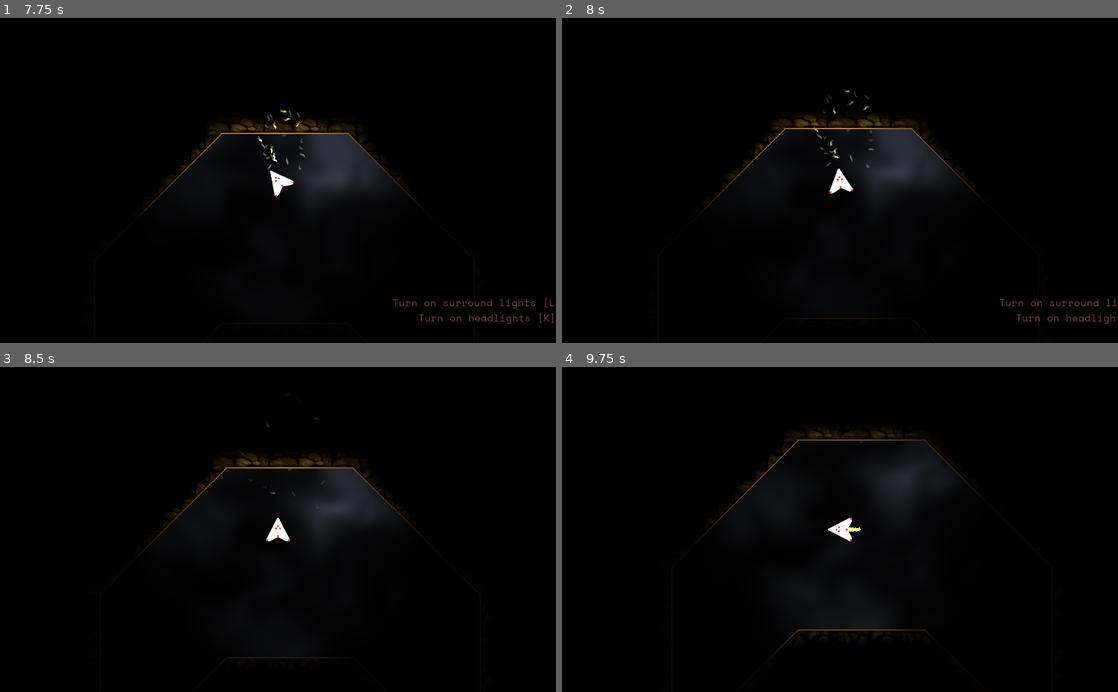
Above: before the commit, frames 1-4 (two rows, left to right).
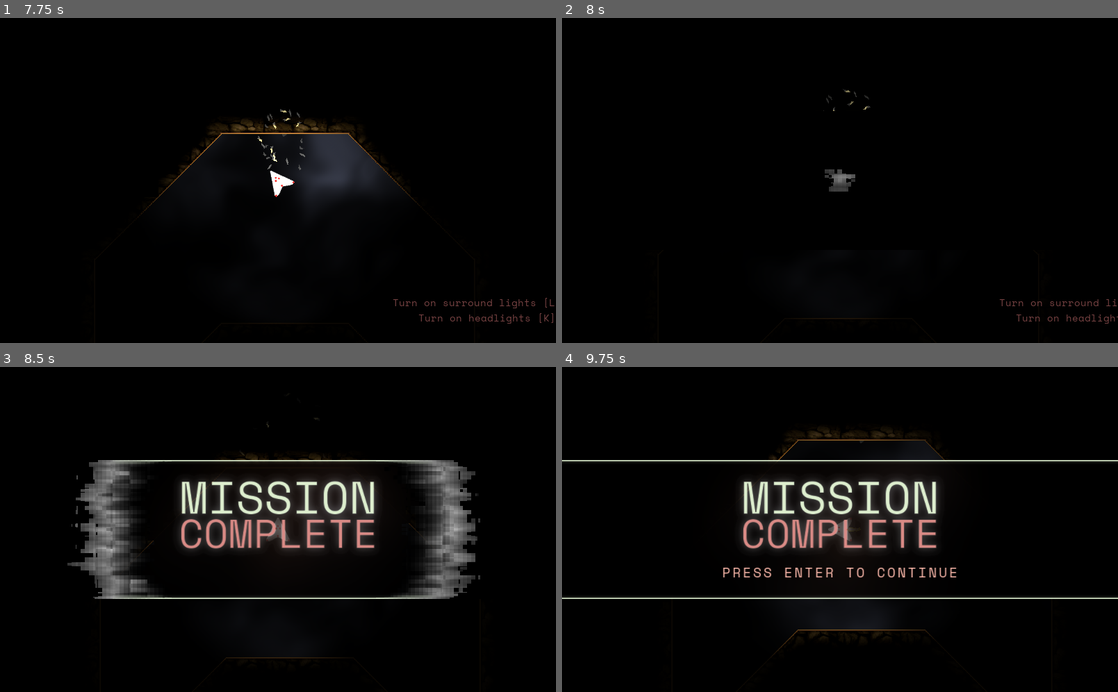
Above: after the commit, the same moments.

Repository: maximinus/scheme7
Game: Godot game, scene res://scenes/Levels/tutorial_levels/tutorial_1/tutorial_1.tscn
Two runs of this game, one before a commit and one after it. Both use one fixed random seed, a clock stepped at 60 frames per second and the inputs below. This scene is started directly instead of the project's main scene. Sound files missing from this copy of the repository are replaced by a short silence.
Inputs:
- Up to frame 1 (7.75 s): tap Enter (Enter) at 0.5, 0.6, 1.35, 2, 2.3, 3.05, 3.5, 3.8, 4.35, 5.1, 6.05, 6.8, 7.55 s; hold D (RightTurn) 0.53-1.28 s; tap Space (FireLaser) at 1.25, 2.1, 2.75, 5.85 s; hold M (download) 1.28-2.03 s; hold D (RightTurn) 2.03-2.78 s; hold W (Thrust) 2.78-3.53 s; tap K (FullBeam) at 2.85, 6.6 s; hold A (LeftTurn) 3.53-5.03 s; tap L (Lights) at 3.6, 7.35 s; hold M (download) 5.03-5.78 s; hold D (RightTurn) 5.78-6.53 s; hold W (Thrust) 6.53-7.28 s; hold D (RightTurn) from 7.28 s (still down)
- Up to frame 2 (8 s): keep holding D (RightTurn)
- Up to frame 3 (8.5 s): release D (RightTurn) at 8.03 s; hold M (download) from 8.03 s (still down); tap Enter (Enter) at 8.1 s
- Up to frame 4 (9.75 s): release M (download) at 8.78 s; hold A (LeftTurn) 8.78-9.53 s; tap Enter (Enter) at 8.85 s; hold W (Thrust) from 9.53 s (still down); tap Space (FireLaser) at 9.6 s

Frame 1 is identical in both runs. In frame 2, 3.7% of the frame differs, in the area x 25-76%, y 28-61%; in frame 3, 13%, in the area x 12-87%, y 28-72%; in frame 4, 7.4%.

Commit message:
Improved dialog screen

Diff:
--- a/Scheme7/code/global/globals.gd
+++ b/Scheme7/code/global/globals.gd
@@ -1,8 +1,15 @@
 extends Node
 
 # outside influences need to instance this ship and level
+class GameWorld:
+	# the world outside the player
+	func _init():
+		pass
+
 var ship: Ship = Ship.new(Rocket.new(),
 						  BatteryCharge.new(),
 						  Shield.new(),
 						  Guns.new())
+
 var level: Level = Level.new()
+var world: GameWorld = GameWorld.new()
--- a/Scheme7/scenes/Interface/Dialog/Dialog.gd
+++ b/Scheme7/scenes/Interface/Dialog/Dialog.gd
@@ -3,7 +3,7 @@
 enum Status {DRAWING, WAITING}
 
 # characters per second
-const SPEED = 30.0
+const SPEED = 50.0
 
 var dialogs = []
 var index = 0
@@ -20,9 +20,10 @@
 	# then back to here
 	Scenes.addScene('res://scenes/Interface/Dialog/Dialog.tscn')
 	Scenes.addScene('res://scenes/SceneTransitions/Static/Static.tscn')
-	Scenes.addScene('res://scenes/Levels/tutorial_levels/tutorial_1/tutorial_2.tscn')
+	Scenes.addScene('res://scenes/Levels/tutorial_levels/tutorial_2/tutorial_2.tscn')
 	index = 0
 	dialogs = Dialog.getDialog()
+	$Next/Next/Margin/HBoxContainer/TextureRect/AnimationPlayer.play('show')
 	displayDialog()
 
 func setupShip():
@@ -59,7 +60,7 @@
 func displayDialog():
 	$Next.hide()
 	var new_dialog = dialogs[index]
-	$Speaker/Margin/Text.text = new_dialog.speaker
+	$Speaker/Margin/HBoxContainer/Text.text = new_dialog.speaker
 	$Main/Margin/Text.percent_visible = 0.0
 	$Main/Margin/Text.text = new_dialog.text
 	# animate the text appearing
--- a/Scheme7/scenes/Interface/Dialog/Dialog.tscn
+++ b/Scheme7/scenes/Interface/Dialog/Dialog.tscn
@@ -1,41 +1,31 @@
-[gd_scene load_steps=9 format=2]
+[gd_scene load_steps=11 format=2]
 
 [ext_resource path="res://gfx/interface/9-patch/window.png" type="Texture" id=1]
 [ext_resource path="res://gfx/fonts/SpaceRegular.tres" type="DynamicFont" id=2]
 [ext_resource path="res://gfx/interface/backgrounds/PurpleNebula1.png" type="Texture" id=3]
 [ext_resource path="res://scenes/Interface/Dialog/Dialog.gd" type="Script" id=4]
 [ext_resource path="res://sfx/interface/text_display.wav" type="AudioStream" id=5]
-
-[sub_resource type="Animation" id=1]
-resource_name = "PressEnter"
-length = 2.0
+[ext_resource path="res://gfx/interface/gui_objects/select.png" type="Texture" id=6]
+[ext_resource path="res://gfx/interface/objects/processor.png" type="Texture" id=7]
+
+[sub_resource type="Animation" id=3]
+resource_name = "show"
+length = 0.6
 loop = true
 tracks/0/type = "value"
-tracks/0/path = NodePath("..:rect_position")
+tracks/0/path = NodePath(".:rect_position")
 tracks/0/interp = 1
 tracks/0/loop_wrap = true
 tracks/0/imported = false
 tracks/0/enabled = true
 tracks/0/keys = {
-"times": PoolRealArray( 0, 1, 2 ),
+"times": PoolRealArray( 0, 0.3, 0.6 ),
 "transitions": PoolRealArray( 1, 1, 1 ),
 "update": 0,
-"values": [ Vector2( 736, 416 ), Vector2( 732, 414 ), Vector2( 736, 416 ) ]
-}
-tracks/1/type = "value"
-tracks/1/path = NodePath("..:rect_size")
-tracks/1/interp = 1
-tracks/1/loop_wrap = true
-tracks/1/imported = false
-tracks/1/enabled = true
-tracks/1/keys = {
-"times": PoolRealArray( 0, 1, 2 ),
-"transitions": PoolRealArray( 1, 1, 1 ),
-"update": 0,
-"values": [ Vector2( 160, 56 ), Vector2( 168, 60 ), Vector2( 160, 56 ) ]
-}
-
-[sub_resource type="Shader" id=2]
+"values": [ Vector2( 0, 12 ), Vector2( 4, 12 ), Vector2( 0, 12 ) ]
+}
+
+[sub_resource type="Shader" id=1]
 code = "shader_type canvas_item;
 
 uniform float glitch;
@@ -113,10 +103,10 @@
 anchor_top = 0.5
 anchor_right = 0.5
 anchor_bottom = 0.5
-margin_left = -360.0
-margin_top = -128.0
-margin_right = 360.0
-margin_bottom = 128.0
+margin_left = -480.0
+margin_top = -204.0
+margin_right = 480.0
+margin_bottom = 116.0
 rect_min_size = Vector2( 720, 256 )
 texture = ExtResource( 1 )
 patch_margin_left = 6
@@ -127,32 +117,30 @@
 [node name="Margin" type="MarginContainer" parent="Main"]
 anchor_right = 1.0
 anchor_bottom = 1.0
-margin_left = 24.0
-margin_top = 24.0
-margin_right = -24.0
-margin_bottom = -24.0
+margin_left = 36.0
+margin_top = 36.0
+margin_right = -36.0
+margin_bottom = -36.0
 __meta__ = {
 "_edit_use_anchors_": false
 }
 
 [node name="Text" type="Label" parent="Main/Margin"]
-margin_right = 672.0
-margin_bottom = 208.0
+margin_right = 888.0
+margin_bottom = 248.0
 size_flags_horizontal = 3
 size_flags_vertical = 3
 custom_fonts/font = ExtResource( 2 )
 text = "This is a test of the dialog system"
-align = 1
-valign = 1
 autowrap = true
 
 [node name="Tween" type="Tween" parent="Main/Margin/Text"]
 
 [node name="Speaker" type="NinePatchRect" parent="."]
-margin_left = 128.0
-margin_top = 120.0
-margin_right = 384.0
-margin_bottom = 184.0
+margin_left = 16.0
+margin_top = 16.0
+margin_right = 320.0
+margin_bottom = 112.0
 texture = ExtResource( 1 )
 patch_margin_left = 6
 patch_margin_top = 6
@@ -166,31 +154,46 @@
 [node name="Margin" type="MarginContainer" parent="Speaker"]
 anchor_right = 1.0
 anchor_bottom = 1.0
-margin_left = 12.0
+margin_left = 20.0
 margin_top = 12.0
-margin_right = -12.0
+margin_right = -20.0
 margin_bottom = -12.0
 __meta__ = {
 "_edit_use_anchors_": false
 }
 
-[node name="Text" type="Label" parent="Speaker/Margin"]
-margin_right = 232.0
-margin_bottom = 40.0
+[node name="HBoxContainer" type="HBoxContainer" parent="Speaker/Margin"]
+margin_right = 264.0
+margin_bottom = 72.0
+
+[node name="TextureRect" type="TextureRect" parent="Speaker/Margin/HBoxContainer"]
+margin_top = 4.0
+margin_right = 64.0
+margin_bottom = 68.0
+size_flags_vertical = 4
+texture = ExtResource( 7 )
+
+[node name="Text" type="Label" parent="Speaker/Margin/HBoxContainer"]
+margin_left = 68.0
+margin_right = 264.0
+margin_bottom = 72.0
 size_flags_horizontal = 3
 size_flags_vertical = 3
 custom_fonts/font = ExtResource( 2 )
-text = "Test Engineer"
+text = "Auto-Test AI"
 align = 1
 valign = 1
+__meta__ = {
+"_edit_use_anchors_": false
+}
 
 [node name="Next" type="Node2D" parent="."]
 
 [node name="Next" type="NinePatchRect" parent="Next"]
-margin_left = 732.0
-margin_top = 414.0
-margin_right = 900.0
-margin_bottom = 474.0
+margin_left = 720.0
+margin_top = 400.0
+margin_right = 976.0
+margin_bottom = 480.0
 texture = ExtResource( 1 )
 patch_margin_left = 6
 patch_margin_top = 6
@@ -212,15 +215,25 @@
 "_edit_use_anchors_": false
 }
 
-[node name="AnimationPlayer" type="AnimationPlayer" parent="Next/Next/Margin"]
-autoplay = "PressEnter"
-anims/PressEnter = SubResource( 1 )
-
-[node name="Label" type="Label" parent="Next"]
-margin_left = 748.0
-margin_top = 428.0
-margin_right = 884.0
-margin_bottom = 460.0
+[node name="HBoxContainer" type="HBoxContainer" parent="Next/Next/Margin"]
+margin_right = 232.0
+margin_bottom = 56.0
+
+[node name="TextureRect" type="TextureRect" parent="Next/Next/Margin/HBoxContainer"]
+margin_left = 0.00459671
+margin_top = 12.0
+margin_right = 32.0046
+margin_bottom = 44.0
+size_flags_vertical = 4
+texture = ExtResource( 6 )
+
+[node name="AnimationPlayer" type="AnimationPlayer" parent="Next/Next/Margin/HBoxContainer/TextureRect"]
+anims/show = SubResource( 3 )
+
+[node name="Label" type="Label" parent="Next/Next/Margin/HBoxContainer"]
+margin_left = 36.0
+margin_right = 232.0
+margin_bottom = 56.0
 size_flags_horizontal = 3
 size_flags_vertical = 3
 custom_fonts/font = ExtResource( 2 )
--- a/Scheme7/scenes/Levels/tutorial_levels/tutorial_1/tutorial_1.gd
+++ b/Scheme7/scenes/Levels/tutorial_levels/tutorial_1/tutorial_1.gd
@@ -53,3 +53,7 @@
 	['Turn on surround lights [L]',	funcref(self, 'checkLightCircle')],
 	['Turn on headlights [K]',		funcref(self, 'checkHeadlightOn')]
 ]
+
+func _on_Objectives_mission_complete():
+	$CanvasLayer/MissionComplete.show()
+	$CanvasLayer/MissionComplete.playAnim()
--- a/Scheme7/scenes/PlayerUI/MissionComplete/MissionComplete.gd
+++ b/Scheme7/scenes/PlayerUI/MissionComplete/MissionComplete.gd
@@ -9,20 +9,25 @@
 	waiting = false
 
 func playAnim():
+	# do your stuff, but not instantly
 	$StartTimer.start()
 
 func _on_Reveal_animation_finished(_anim_name) -> void:
 	$Instructions/Flash.play('flash')
+	# we are done, now we wait for input
 	waiting = true
 
 func _process(delta):
+	# are we waiting for input?
 	if waiting == false:
 		return
+	# did the player ask to move on?
 	if Input.is_action_just_pressed('Enter'):
 		var scene = Scenes.getNextScene()
 		get_tree().change_scene(scene)
 
 func _on_StartTimer_timeout():
+	# we waited a little before starting, but now we start
 	$Logo.show()
 	$Logo/Reveal.play('fadeIn')
 	$Logo/Whoosh.play()
Not shown: 2 places in Scheme7/scenes/Interface/Dialog/Dialog.tscn that only renumber resources
Not shown, changed: docs/TODO.txt
